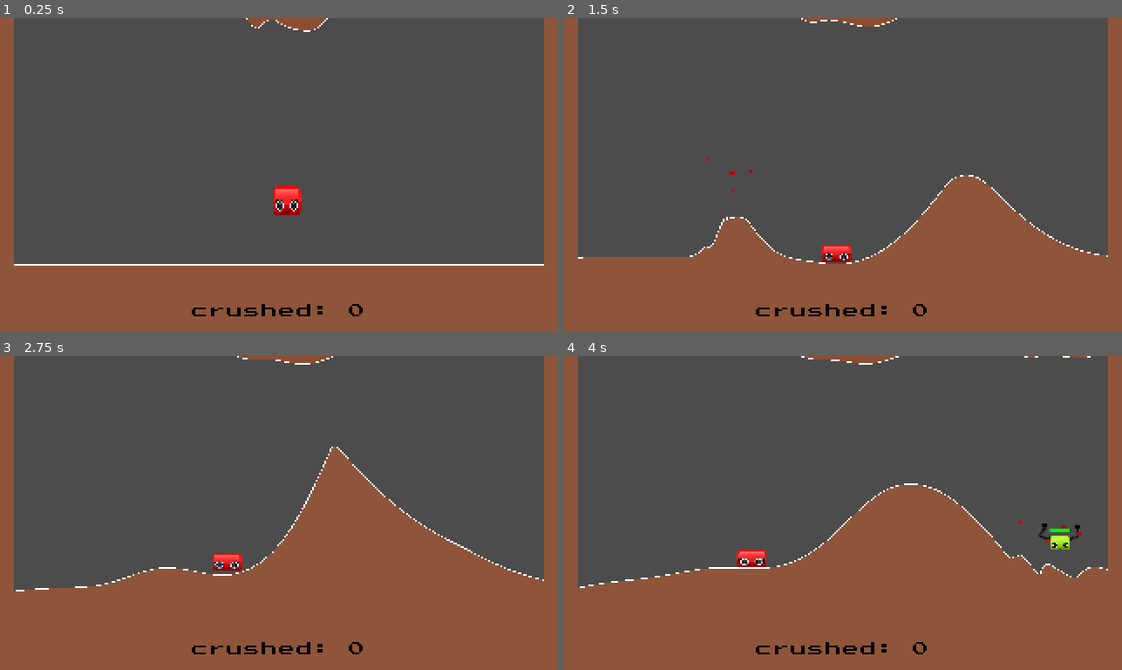
Above: before the commit, frames 1-4 (two rows, left to right).
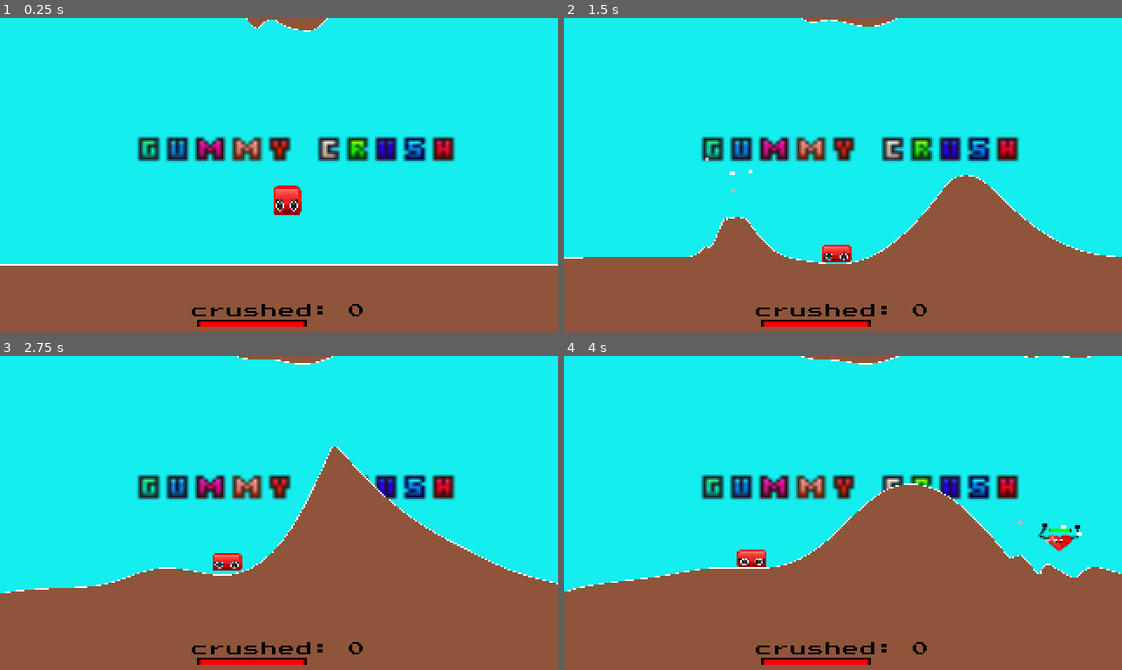
Above: after the commit, the same moments.

Repository: noelyahan/mini-jam-66-sweets
Game: Godot game, scene res://Scenes/Scene.tscn
Two runs of this game, one before a commit and one after it. Both use one fixed random seed, a clock stepped at 60 frames per second and the inputs below. Before the commit the project starts from res://Scene.tscn.
Inputs (mouse positions are in pixels of both pictures, inside the frame that each line leads up to):
- Up to frame 1 (0.25 s): no input
- Up to frame 2 (1.5 s): move the mouse to (965, 159) at 0.52 s; press the mouse at (965, 159) at 0.53 s; move the mouse to (731, 190) at 1.27 s; release the mouse at (731, 190) at 1.28 s; click (731, 190) at 1.35 s
- Up to frame 3 (2.75 s): move the mouse to (334, 443) at 2.02 s; press the mouse at (334, 443) at 2.03 s; right-click (334, 443) at 2.1 s
- Up to frame 4 (4 s): move the mouse to (815, 575) at 2.77 s; release the mouse at (815, 575) at 2.78 s; click (815, 575) at 2.85 s; move the mouse to (1010, 560) at 3.52 s; press the mouse at (1010, 560) at 3.53 s

The runs differ from the first frame. In frame 1, 78% of the frame differs, in the area x 0-100%, y 0-99%; in frame 2, 70%; in frame 3, 62%; in frame 4, 61%.

Commit message:
finish v1

Diff:
--- a/AudioManager.gd
+++ b/AudioManager.gd
@@ -7,11 +7,10 @@
 
 var queue = []  # The queue of sounds to play.
 
+var loaded = []
 
 
 func _ready():
-	# Create the pool of AudioStreamPlayer nodes.
-
 	for i in num_players:
 		var p = AudioStreamPlayer.new()
 		add_child(p)
@@ -22,11 +21,13 @@
 
 func _on_stream_finished(stream):
 	# When finished playing a stream, make the player available again.
-
 	available.append(stream)
 
-
 func play(sound_path):
+	for l in loaded:
+		if l == sound_path && sound_path == "res://assets/sounds/bg_music_chill.ogg":
+			return
+	loaded.append(sound_path)
 	queue.append(sound_path)
 
 
--- a/Enemy.gd
+++ b/Enemy.gd
@@ -11,12 +11,39 @@
 
 var dropped := false
 
+const GUMMY_TYPE_HERT = "heart"
+const GUMMY_TYPE_LIME = "lime"
+const GUMMY_TYPE_STRAW = "straw"
+var gummy_type = "" # heart, lime, straw
+
+
 
 func _on_string_click():
 	string_click = true
 
 # Called when the node enters the scene tree for the first time.
 func _ready():
+
+	$heart_gummy.hide()
+	$lime_gummy.hide()
+	$straw_b_gummy.hide()
+	randomize()
+	var frame = rand_range(0, 3)
+	randomize()
+	var sprite = randi() % 3
+	if sprite == 0:
+		$heart_gummy.frame = frame
+		$heart_gummy.show()
+		gummy_type = GUMMY_TYPE_HERT
+	if sprite == 1:
+		$lime_gummy.frame = frame
+		$lime_gummy.show()
+		gummy_type = GUMMY_TYPE_LIME
+	if sprite == 2:
+		$straw_b_gummy.frame = frame
+		$straw_b_gummy.show()
+		gummy_type = GUMMY_TYPE_STRAW
+
 	$Animations/AnimationPlayer.play("hand")
 	yield(get_tree().create_timer(0.5), "timeout")
 	if collision_mask != 27:
@@ -81,6 +108,16 @@
 func normal():
 	scale = Vector2(1, 1)
 
+func get_damage():
+	if gummy_type == GUMMY_TYPE_HERT:
+		return 1
+	if gummy_type == GUMMY_TYPE_LIME:
+		return 1
+	if gummy_type == GUMMY_TYPE_STRAW:
+		return 1
+	return 1
+
+
 func _on_Area2D_body_entered(body):
 	if body.name == "Player":
 		if string_click and body.get_last_jump_status():
@@ -95,13 +132,12 @@
 				AudioManager.play("res://assets/sounds/death.wav")
 				death_played = true
 			yield(get_tree().create_timer(0.2), "timeout")
-			StatsManager.update_score(StatsManager.get_score() + 1)
-			StatsManager.update_enemy_count(StatsManager.get_enemy_count() - 1)
+			StatsManager.update_score(StatsManager.get_score() + get_damage())
+			StatsManager.update_death_count(1)
 			queue_free()
 
 #		print("string_click:", string_click)
 #		print("body.get_last_jump_status():", body.get_last_jump_status())
-		print("damage:", damage)
 
 
 func _on_Area2D_body_exited(body):
--- a/EnemyKK.tscn
+++ b/EnemyKK.tscn
@@ -1,11 +1,13 @@
-[gd_scene load_steps=8 format=2]
+[gd_scene load_steps=10 format=2]
 
 [ext_resource path="res://Enemy.gd" type="Script" id=1]
 [ext_resource path="res://HelthBar.tscn" type="PackedScene" id=2]
-[ext_resource path="res://assets/Blocks_01_64x64_Alt_01_005.png" type="Texture" id=3]
+[ext_resource path="res://assets/lime_sprite_sheet.png" type="Texture" id=3]
 [ext_resource path="res://SugarParticle.tscn" type="PackedScene" id=4]
 [ext_resource path="res://DistroyParticle.tscn" type="PackedScene" id=5]
 [ext_resource path="res://Animations.tscn" type="PackedScene" id=6]
+[ext_resource path="res://assets/heart_sprite_sheet.png" type="Texture" id=7]
+[ext_resource path="res://assets/strawb_sprite_sheet.png" type="Texture" id=8]
 
 [sub_resource type="RectangleShape2D" id=1]
 extents = Vector2( 4.37632, 4.07696 )
@@ -21,12 +23,28 @@
 DistroyEffect = ExtResource( 5 )
 
 [node name="Animations" parent="." instance=ExtResource( 6 )]
-position = Vector2( 0.132435, -7.31083 )
+position = Vector2( 0.191427, -7.31083 )
 scale = Vector2( 0.75, 0.75 )
 
-[node name="Blocks_01_64x64_Alt_01_005" type="Sprite" parent="."]
-scale = Vector2( 0.134, 0.134 )
+[node name="heart_gummy" type="Sprite" parent="."]
+visible = false
+position = Vector2( -0.289058, -0.499282 )
+scale = Vector2( 0.404992, 0.404992 )
+texture = ExtResource( 7 )
+hframes = 3
+
+[node name="lime_gummy" type="Sprite" parent="."]
+visible = false
+position = Vector2( -0.259562, 1.29998 )
+scale = Vector2( 0.436332, 0.436332 )
 texture = ExtResource( 3 )
+hframes = 3
+
+[node name="straw_b_gummy" type="Sprite" parent="."]
+position = Vector2( 0.684312, -0.233817 )
+scale = Vector2( 0.436332, 0.436332 )
+texture = ExtResource( 8 )
+hframes = 3
 
 [node name="CollisionShape2D2" type="CollisionShape2D" parent="."]
 shape = SubResource( 1 )
@@ -37,10 +55,10 @@
 shape = SubResource( 1 )
 
 [node name="HelthBar" parent="." instance=ExtResource( 2 )]
-margin_left = -4.63851
-margin_top = -7.79324
-margin_right = 35.3615
-margin_bottom = 11.2068
+margin_left = -5.0
+margin_top = -8.0
+margin_right = 5.0
+margin_bottom = 9.0
 
 [node name="EnemyTween" type="Tween" parent="."]
 repeat = true
--- /dev/null
+++ b/GameOverCollider.gd
@@ -0,0 +1,21 @@
+extends Node2D
+
+
+# Declare member variables here. Examples:
+# var a = 2
+# var b = "text"
+
+
+# Called when the node enters the scene tree for the first time.
+func _ready():
+	pass # Replace with function body.
+
+
+# Called every frame. 'delta' is the elapsed time since the previous frame.
+#func _process(delta):
+#	pass
+
+
+func _on_Area2D_body_entered(body):
+	if body.name in "EnemyKK":
+		SignalManager.emit_signal("game_over")
--- /dev/null
+++ b/Global.gd
@@ -0,0 +1,37 @@
+extends Node
+
+
+var current_scene = null
+
+func _ready():
+	var root = get_tree().get_root()
+	current_scene = root.get_child(root.get_child_count() - 1)
+
+func goto_scene(path):
+	# This function will usually be called from a signal callback,
+	# or some other function in the current scene.
+	# Deleting the current scene at this point is
+	# a bad idea, because it may still be executing code.
+	# This will result in a crash or unexpected behavior.
+
+	# The solution is to defer the load to a later time, when
+	# we can be sure that no code from the current scene is running:
+
+	call_deferred("_deferred_goto_scene", path)
+
+
+func _deferred_goto_scene(path):
+	# It is now safe to remove the current scene
+	current_scene.free()
+
+	# Load the new scene.
+	var s = ResourceLoader.load(path)
+
+	# Instance the new scene.
+	current_scene = s.instance()
+
+	# Add it to the active scene, as child of root.
+	get_tree().get_root().add_child(current_scene)
+
+	# Optionally, to make it compatible with the SceneTree.change_scene() API.
+	get_tree().set_current_scene(current_scene)
--- a/HUDControls.gd
+++ b/HUDControls.gd
@@ -1,10 +1,35 @@
-extends Control
+extends Node2D
+
+var max_leftout_enemies = 10
+
+func on_update_health_bar():
+	var s = StatsManager.get_enemy_count() - StatsManager.get_death_count()
+	$HeathBar._on_health_updated(s, null)
+	pass
+
+func _on_sweet_spawned():
+	on_update_health_bar()
+
+func _on_update_score_text(score):
+	on_update_health_bar()
+	$HUDControls/ScoreLabel.set_text("crushed: %d" % [score])
 
 
-func _on_update_score_text(score):
-	$ScoreLabel.set_text("crushed: %d" % [score])
+func _on_game_over():
+	$GameOverPopup.show()
+	StatsManager.update_game_over()
+
 
 
 func _ready():
-	$ScoreLabel.set_text("crushed: %d" % [0])
+	$GameOverPopup.hide()
+	$HeathBar._on_max_health_updated(max_leftout_enemies)
+	$HeathBar._on_health_updated(max_leftout_enemies, null)
+	$HUDControls/ScoreLabel.set_text("crushed: %d" % [0])
+	SignalManager.connect("sweet_spawned", self, "_on_sweet_spawned")
 	SignalManager.connect("score_updated", self, "_on_update_score_text")
+	SignalManager.connect("game_over", self, "_on_game_over")
+
+
+func _on_Button_pressed():
+	Global.goto_scene("res://Scenes/Scene.tscn")
--- a/JellyK.tscn
+++ b/JellyK.tscn
@@ -1,7 +1,9 @@
-[gd_scene load_steps=4 format=2]
+[gd_scene load_steps=6 format=2]
 
+[ext_resource path="res://assets/g_bear.png" type="Texture" id=1]
 [ext_resource path="res://JellyK.gd" type="Script" id=2]
 [ext_resource path="res://assets/Blocks_01_64x64_Alt_01_002.png" type="Texture" id=3]
+[ext_resource path="res://assets/bear_2.png" type="Texture" id=4]
 
 [sub_resource type="RectangleShape2D" id=1]
 extents = Vector2( 4.36736, 4.37791 )
@@ -17,6 +19,18 @@
 scale = Vector2( 0.133758, 0.133758 )
 texture = ExtResource( 3 )
 
+[node name="bear_2" type="Sprite" parent="."]
+visible = false
+position = Vector2( 0.0977688, -0.115596 )
+scale = Vector2( 0.133758, 0.133758 )
+texture = ExtResource( 4 )
+
+[node name="g_bear" type="Sprite" parent="."]
+visible = false
+position = Vector2( -0.520949, -0.734314 )
+scale = Vector2( 0.242862, 0.242862 )
+texture = ExtResource( 1 )
+
 [node name="CollisionShape2D" type="CollisionShape2D" parent="."]
 position = Vector2( 0, 0.115982 )
 shape = SubResource( 1 )
--- a/Scene.gd
+++ b/Scenes/Scene.gd
@@ -4,15 +4,19 @@
 var screensize
 export var enemy_count = 10
 
-func _on_enemy_count_updated(c):
-	if c <= 1:
-		spawn_enemies(enemy_count, 3)
+func _on_score_updated(x):
+	var c = StatsManager.get_enemy_count() - StatsManager.get_death_count()
+	var t = rand_range(1, 3)
+	var e = rand_range(enemy_count, enemy_count * t)
+	if c <= 3 and not StatsManager.game_over:
+		spawn_enemies(enemy_count, t)
 
 
 func _ready():
+	StatsManager.init()
 	screensize = get_viewport().get_visible_rect().size
-	AudioManager.play("res://assets/sounds/bg_music.ogg")
-	SignalManager.connect("enemy_count_updated", self, "_on_enemy_count_updated")
+	AudioManager.play("res://assets/sounds/bg_music_chill.ogg")
+	SignalManager.connect("score_updated", self, "_on_score_updated")
 	spawn_enemies(enemy_count, 3)
 
 func spawn_enemies(n, time):
--- a/Scene.tscn
+++ b/Scenes/Scene.tscn
@@ -1,13 +1,16 @@
-[gd_scene load_steps=11 format=2]
+[gd_scene load_steps=15 format=2]
 
-[ext_resource path="res://Verlet.tscn" type="PackedScene" id=1]
-[ext_resource path="res://Wall.tscn" type="PackedScene" id=2]
-[ext_resource path="res://JellyK.tscn" type="PackedScene" id=3]
-[ext_resource path="res://Scene.gd" type="Script" id=4]
-[ext_resource path="res://Animations.tscn" type="PackedScene" id=5]
-[ext_resource path="res://Ground.tscn" type="PackedScene" id=6]
-[ext_resource path="res://SugarParticle.tscn" type="PackedScene" id=7]
-[ext_resource path="res://HUDControls.gd" type="Script" id=8]
+[ext_resource path="res://GameOverCollider.gd" type="Script" id=1]
+[ext_resource path="res://Scenes/Scene.gd" type="Script" id=2]
+[ext_resource path="res://HUDControls.gd" type="Script" id=3]
+[ext_resource path="res://HelthBar.tscn" type="PackedScene" id=4]
+[ext_resource path="res://SugarParticle.tscn" type="PackedScene" id=5]
+[ext_resource path="res://Verlet.tscn" type="PackedScene" id=6]
+[ext_resource path="res://JellyK.tscn" type="PackedScene" id=7]
+[ext_resource path="res://Animations.tscn" type="PackedScene" id=8]
+[ext_resource path="res://Wall.tscn" type="PackedScene" id=9]
+[ext_resource path="res://Ground.tscn" type="PackedScene" id=10]
+[ext_resource path="res://assets/title.png" type="Texture" id=11]
 
 [sub_resource type="DynamicFontData" id=1]
 font_path = "res://assets/fonts/PressStart2P-Regular.ttf"
@@ -17,12 +20,15 @@
 outline_color = Color( 0.0431373, 0.0431373, 0.0431373, 1 )
 font_data = SubResource( 1 )
 
+[sub_resource type="RectangleShape2D" id=3]
+extents = Vector2( 127.039, 10 )
+
 [node name="Scene" type="Node2D"]
-script = ExtResource( 4 )
+script = ExtResource( 2 )
 
 [node name="Enemies" type="Node2D" parent="."]
 
-[node name="TopString" parent="." instance=ExtResource( 1 )]
+[node name="TopString" parent="." instance=ExtResource( 6 )]
 position = Vector2( 5.82367, 140.702 )
 z_index = 5
 length = 310.0
@@ -31,31 +37,31 @@
 initial_position = Vector2( 0, -150 )
 active_string = false
 
-[node name="BottomString" parent="." instance=ExtResource( 1 )]
+[node name="BottomString" parent="." instance=ExtResource( 6 )]
 position = Vector2( 5.82367, 140.702 )
 length = 310.0
 gravity = Vector2( 0, -10 )
 string_pull_impact = Vector2( 0, 30 )
 bottom = true
 
-[node name="Player" parent="." instance=ExtResource( 3 )]
+[node name="Player" parent="." instance=ExtResource( 7 )]
 position = Vector2( 148.889, 43.6859 )
 jump_power = 600
 min_jump_power = 500
-SugarEffect = ExtResource( 7 )
+SugarEffect = ExtResource( 5 )
 player_scale = 1.5
 
-[node name="WallLeft" parent="." instance=ExtResource( 2 )]
-position = Vector2( 8.61584, -0.735092 )
+[node name="WallLeft" parent="." instance=ExtResource( 9 )]
+position = Vector2( -0.213574, -1.57599 )
 z_index = 7
 
-[node name="WallDown" parent="." instance=ExtResource( 2 )]
+[node name="WallDown" parent="." instance=ExtResource( 9 )]
 position = Vector2( 13.3834, 178.844 )
 rotation = -1.5708
 scale = Vector2( 1, 1.5 )
 
-[node name="WallRight" parent="." instance=ExtResource( 2 )]
-position = Vector2( 283.216, -0.526322 )
+[node name="WallRight" parent="." instance=ExtResource( 9 )]
+position = Vector2( 291.205, 0.314575 )
 z_index = 7
 
 [node name="Camera2D" type="Camera2D" parent="."]
@@ -63,18 +69,34 @@
 current = true
 zoom = Vector2( 0.8, 1 )
 
-[node name="Ground" parent="." instance=ExtResource( 6 )]
+[node name="Ground" parent="." instance=ExtResource( 10 )]
 position = Vector2( 157.153, 178.583 )
 
-[node name="Animations" parent="." instance=ExtResource( 5 )]
+[node name="Animations" parent="." instance=ExtResource( 8 )]
 
 [node name="HUD" type="Node2D" parent="."]
 z_index = 6
+script = ExtResource( 3 )
+
+[node name="title" type="Sprite" parent="HUD"]
+position = Vector2( 152.289, 73.7265 )
+scale = Vector2( 1.87725, 1.87725 )
+z_as_relative = false
+texture = ExtResource( 11 )
+
+[node name="HeathBar" parent="HUD" instance=ExtResource( 4 )]
+margin_left = 107.762
+margin_top = 172.397
+margin_right = 140.762
+margin_bottom = 212.397
+rect_scale = Vector2( 5, 2 )
+healthy_color = Color( 1, 0, 0, 1 )
+danger_mid = Color( 0.964706, 0.643137, 0.0431373, 1 )
+danger_color = Color( 0, 1, 0.156863, 1 )
 
 [node name="HUDControls" type="Control" parent="HUD"]
 margin_right = 40.0
 margin_bottom = 40.0
-script = ExtResource( 8 )
 __meta__ = {
 "_edit_use_anchors_": false
 }
@@ -86,14 +108,13 @@
 margin_bottom = 176.768
 custom_fonts/font = SubResource( 2 )
 custom_colors/font_color = Color( 0, 0, 0, 1 )
-text = "SCORE: 100"
+text = "crushed: 100"
 align = 1
 __meta__ = {
 "_edit_use_anchors_": false
 }
 
 [node name="GameOverPopup" type="Control" parent="HUD"]
-visible = false
 margin_right = 40.0
 margin_bottom = 40.0
 __meta__ = {
@@ -129,6 +150,9 @@
 margin_top = 44.5
 margin_right = 165.5
 margin_bottom = 64.5
+__meta__ = {
+"_edit_use_anchors_": false
+}
 
 [node name="Menu" type="Label" parent="HUD/GameOverPopup"]
 margin_left = 95.3084
@@ -143,3 +167,14 @@
 __meta__ = {
 "_edit_use_anchors_": false
 }
+
+[node name="GameOverCollider" type="Node2D" parent="."]
+script = ExtResource( 1 )
+
+[node name="Area2D" type="Area2D" parent="GameOverCollider"]
+
+[node name="CollisionShape2D" type="CollisionShape2D" parent="GameOverCollider/Area2D"]
+position = Vector2( 148.063, 10.0924 )
+shape = SubResource( 3 )
+[connection signal="pressed" from="HUD/GameOverPopup/Button" to="HUD" method="_on_Button_pressed"]
+[connection signal="body_entered" from="GameOverCollider/Area2D" to="GameOverCollider" method="_on_Area2D_body_entered"]
--- a/SignalManager.gd
+++ b/SignalManager.gd
@@ -5,4 +5,4 @@
 signal string_click
 signal on_floor(state, player, jumped, height)
 signal score_updated(score)
-signal enemy_count_updated(count)
+signal game_over
--- a/StatsManager.gd
+++ b/StatsManager.gd
@@ -1,22 +1,51 @@
 extends Node
 
 var score = 0
-var enemy_count = 0
+var total_enemy_count = 0
+var death_count = 0
+var game_over = false
+var liquid_state = 0
+
+
+func init():
+	score = 0
+	total_enemy_count = 0
+	death_count = 0
+	game_over = false
+	liquid_state = 0
+	randomize()
+	liquid_state = randi() % 3
+
+func _ready():
+	init()
+
+func get_liquid_state():
+	return liquid_state
+
+func update_game_over():
+	game_over = true
 
 func get_enemy_count():
-	return enemy_count
+	return total_enemy_count
+
+func get_death_count():
+	return death_count
+
+func update_death_count(c):
+	if game_over:
+		return
+	self.death_count += c
 
 func update_enemy_count(c):
-	self.enemy_count = c
-	SignalManager.emit_signal("enemy_count_updated", enemy_count)
+	if game_over:
+		return
+	self.total_enemy_count += c
 
 func get_score():
 	return score
 
 func update_score(score):
+	if game_over:
+		return
 	self.score = score
 	SignalManager.emit_signal("score_updated", self.score)
-
-# Called when the node enters the scene tree for the first time.
-func _ready():
-	pass # Replace with function body.
--- a/SugarParticle.tscn
+++ b/SugarParticle.tscn
@@ -18,7 +18,7 @@
 angle = -96.0
 angle_random = 0.07
 scale = 2.0
-color = Color( 0.6, 0.12549, 0.12549, 1 )
+color = Color( 0.768627, 0.72549, 0.72549, 1 )
 
 [sub_resource type="ParticlesMaterial" id=2]
 emission_shape = 1
@@ -31,7 +31,6 @@
 orbit_velocity_random = 0.0
 scale = 2.0
 scale_random = 0.11
-color = Color( 0.67451, 0.0431373, 0.0431373, 1 )
 
 [node name="SugarParticle" type="Node2D"]
 script = ExtResource( 1 )
--- a/project.godot
+++ b/project.godot
@@ -15,14 +15,15 @@
 
 [application]
 
-config/name="Verlet Rope"
-run/main_scene="res://Scene.tscn"
+config/name="Gummy CRush"
+run/main_scene="res://Scenes/Scene.tscn"
 
 [autoload]
 
 AudioManager="*res://AudioManager.gd"
 SignalManager="*res://SignalManager.gd"
 StatsManager="*res://StatsManager.gd"
+Global="*res://Global.gd"
 
 [display]
 
@@ -61,4 +62,5 @@
 
 [rendering]
 
+environment/default_clear_color=Color( 0.0823529, 0.937255, 0.937255, 1 )
 environment/default_environment="res://default_env.tres"
--- a/string.gd
+++ b/string.gd
@@ -13,7 +13,7 @@
 var screensize
 var shape = CollisionPolygon2D.new()
 var ground = Polygon2D.new()
-var texture_2 = preload("res://assets/dark_brown.png")
+#var texture_2 = preload("res://assets/dark_brown.png")
 var texture = preload("res://assets/brown.png")
 var string_pull = false
 var string_pull_height = 0
@@ -61,6 +61,13 @@
 	string_pull_vec = jelly.position
 
 func _ready():
+	var texture_type = StatsManager.get_liquid_state()
+	if texture_type == 0:
+		texture = preload("res://assets/brown.png")
+	if texture_type == 1:
+		texture = preload("res://assets/white.png")
+	if texture_type == 2:
+		texture = preload("res://assets/white.png")
 	screensize = get_viewport().get_visible_rect().size
 	count = get_count(length)
 	resize_arrays()
@@ -68,8 +75,6 @@
 	$StaticBody2D.add_child(shape)
 	if enable_texture:
 		ground.texture = texture
-		if top:
-			ground.texture = texture_2
 		add_child(ground)
 	SignalManager.connect("on_floor", self, "_on_player_floor")
 	SignalManager.connect("sweet_spawned", self, "_on_sweet_spawned")
@@ -123,7 +128,6 @@
 		active_string = false
 func _process(delta):
 	if !string_pull and string_collide and string_pull_count == 0 and active_string:
-		print("position:",string_pull_vec)
 		if top:
 			return
 		string_shake(string_pull_vec)
@@ -133,7 +137,7 @@
 		relased = true
 
 	if Input.is_action_just_pressed("click"):
-		AudioManager.play("res://assets/sounds/waterdrip_2.wav")
+#		AudioManager.play("res://assets/sounds/waterdrip_2.wav")
 		SignalManager.emit_signal("string_click")
 		suggery_spread(get_global_mouse_position())
 
Binary file added: assets/bear_2.png
Not shown, added: assets/bear_2.png.import
Binary file added: assets/g_bear.png
Not shown, added: assets/g_bear.png.import
Binary file added: assets/gummy_heart_shape.png
Not shown, added: assets/gummy_heart_shape.png.import
Binary file added: assets/heart_sprite_sheet.png
Not shown, added: assets/heart_sprite_sheet.png.import
Binary file added: assets/lime_sprite_sheet.png
Not shown, added: assets/lime_sprite_sheet.png.import
Not shown, added: assets/sounds/amb_waterdrip_1.wav.import
Binary file added: assets/strawb_sprite_sheet.png
(and 7 more such lines)
